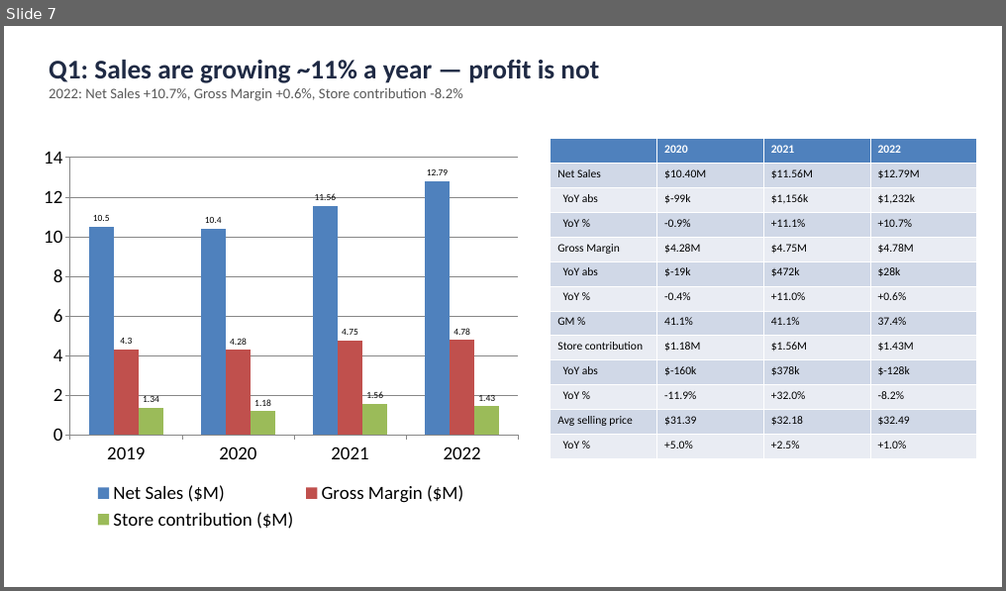
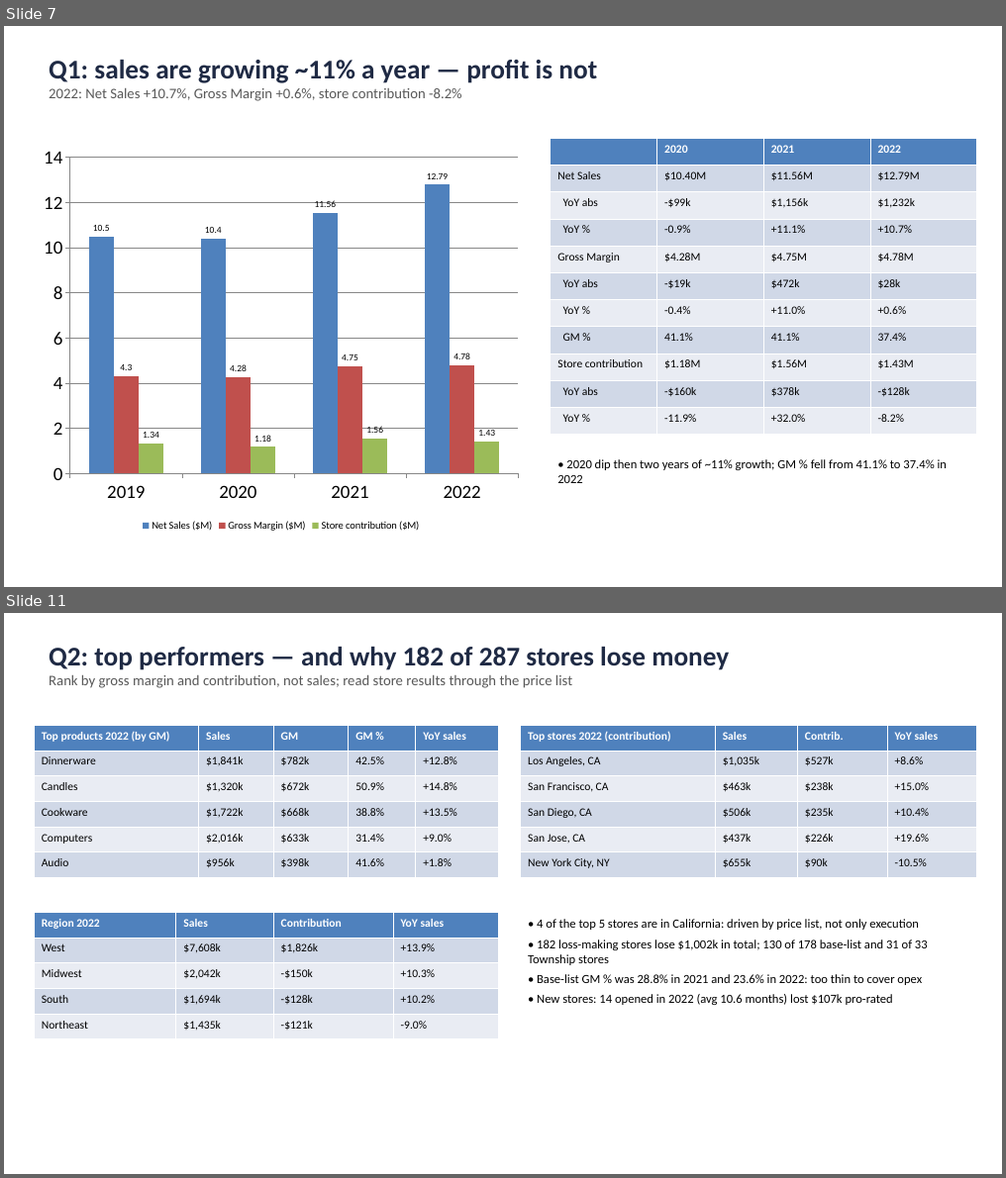
Before and after one commit to GaetyCodes/dbt-test-assignment, a slide deck: deliverables/ceo_sales_review.pptx. Shown one above the other, each under a label of ours: slide 7 before the commit, slides 7 and 11 after it; the slides between them are not shown. The pictures are 1006x591 and 1006x1178 pixels, drawn with LibreOffice and Linux fonts; fonts in the diff are those of the drawing. Boxes give left, top, right and bottom in pixels: in the first picture for what was removed or moved away, otherwise in the second. Text is boxed around its words. In the diff, an @@ line names an element or a change of style, - is before the commit and + after.

```diff
--- a/deliverables/ceo_sales_review.pptx
+++ b/deliverables/ceo_sales_review.pptx
@@ slide 11 added at [4,613,1002,1174], background #FFFFFF @@
@@ text added at [49,647,729,688], 14 pt, text #595959 @@
+Q2: top performers — and why 182 of 287 stores lose money
+Rank by gross margin and contribution, not sales; read store results through the price list
@@ table added at [34,725,498,878], 6 rows, 5 columns @@
+Top products 2022 (by GM) | Sales | GM | GM % | YoY sales
+Dinnerware | $1,841k | $782k | 42.5% | +12.8%
+Candles | $1,320k | $672k | 50.9% | +14.8%
+Cookware | $1,722k | $668k | 38.8% | +13.5%
+Computers | $2,016k | $633k | 31.4% | +9.0%
+Audio | $956k | $398k | 41.6% | +1.8%
@@ table added at [521,725,977,878], 6 rows, 4 columns @@
+Top stores 2022 (contribution) | Sales | Contrib. | YoY sales
+Los Angeles, CA | $1,035k | $527k | +8.6%
+San Francisco, CA | $463k | $238k | +15.0%
+San Diego, CA | $506k | $235k | +10.4%
+San Jose, CA | $437k | $226k | +19.6%
+New York City, NY | $655k | $90k | -10.5%
@@ table added at [34,912,498,1040], 5 rows, 4 columns @@
+Region 2022 | Sales | Contribution | YoY sales
+West | $7,608k | $1,826k | +13.9%
+Midwest | $2,042k | -$150k | +10.3%
+South | $1,694k | -$128k | +10.2%
+Northeast | $1,435k | -$121k | -9.0%
@@ text added at [528,919,928,1005], 12 pt, text #000000 @@
+• 4 of the top 5 stores are in California: driven by price list, not only execution
+• 182 loss-making stores lose $1,002k in total; 130 of 178 base-list and 31 of 33 Township stores
+• Base-list GM % was 28.8% in 2021 and 23.6% in 2022: too thin to cover opex
+• New stores: 14 opened in 2022 (avg 10.6 months) lost $107k pro-rated
@@ slide 7 changed as well @@
@@ text at [49,60,597,101]: text changed @@
-Q1: Sales are growing ~11% a year — profit is not
-2022: Net Sales +10.7%, Gross Margin +0.6%, Store contribution -8.2%
+Q1: sales are growing ~11% a year — profit is not
+2022: Net Sales +10.7%, Gross Margin +0.6%, store contribution -8.2%
@@ column chart at [34,138,528,535] @@
@@ legend changed @@
@@ table at [550,138,979,435] @@
-row 3, column 2: $-99k
+row 3, column 2: -$99k
-row 6, column 2: $-19k
+row 6, column 2: -$19k
-row 10, column 2: $-160k
+row 10, column 2: -$160k
-row 10, column 4: $-128k
+row 10, column 4: -$128k
-row 12: Avg selling price | $31.39 | $32.18 | $32.49
-row 13: YoY % | +5.0% | +2.5% | +1.0%
@@ text added at [557,460,946,483], 12 pt, text #000000 @@
+• 2020 dip then two years of ~11% growth; GM % fell from 41.1% to 37.4% in 2022
```
Also in this commit, not shown: 7 other slides changed, 3 other slides added, 4 slides removed, 2 other files.
